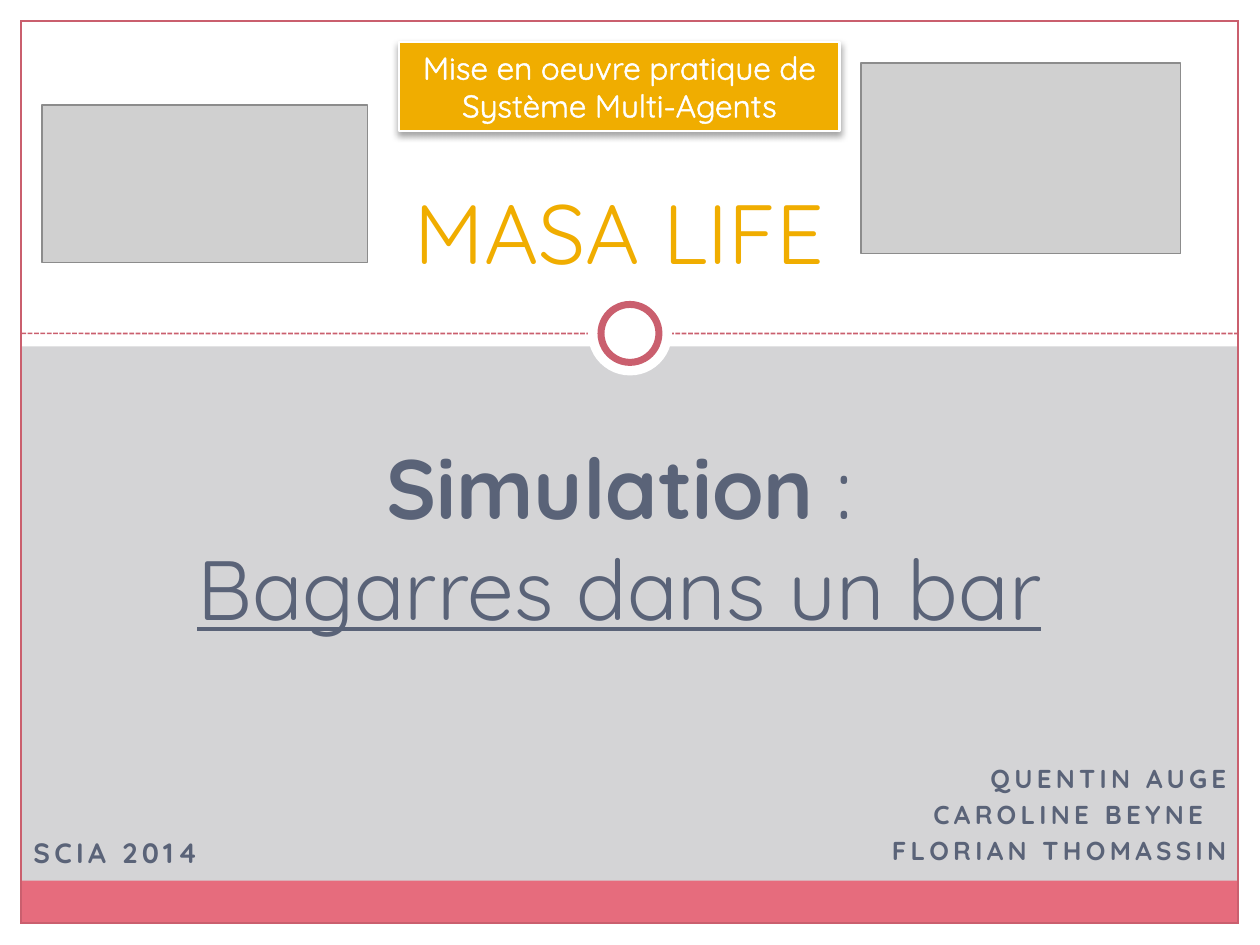
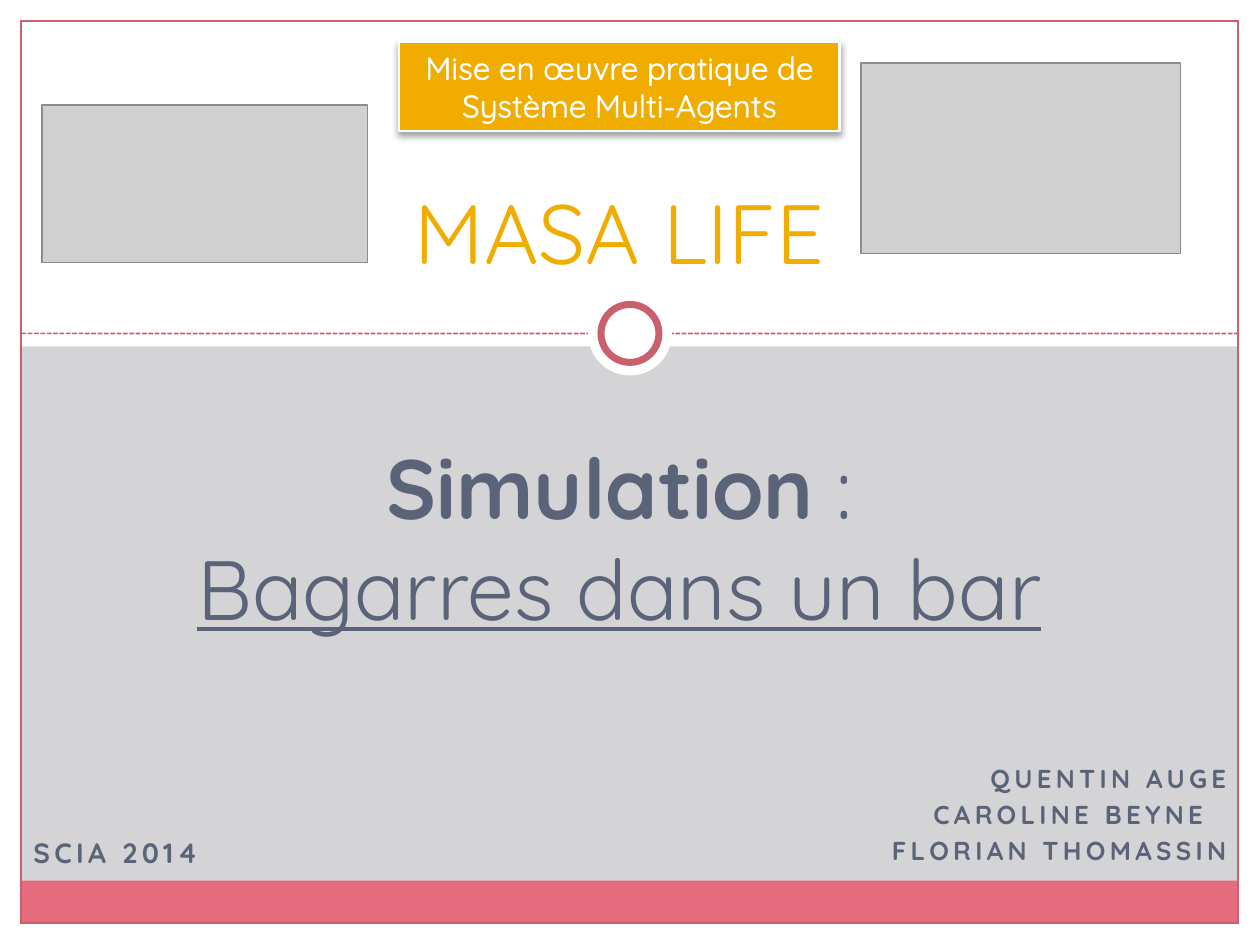
Before and after one commit to YanyanZ/AlcoloBattle2, a slide deck: slide 1 of slides/alcolobattle.pptx. Drawn at 1260x945 pixels with LibreOffice and Linux fonts; fonts in the diff are those of the drawing; grey boxes stand for pictures. Boxes give left, top, right and bottom in pixels: in the first picture for what was removed or moved away, otherwise in the second. Text is boxed around its words. In the diff, an @@ line names an element or a change of style, - is before the commit and + after.

Commit message:
slides pptx et pdf

```diff
--- a/slides/alcolobattle.pptx
+++ b/slides/alcolobattle.pptx
@@ text in rectangle at (425,56,813,124): text changed @@
-Mise en oeuvre pratique de Système Multi-Agents
+Mise en œuvre pratique de Système Multi-Agents
```
Also in this commit, not shown: 1 other slide changed, 1 other file.
